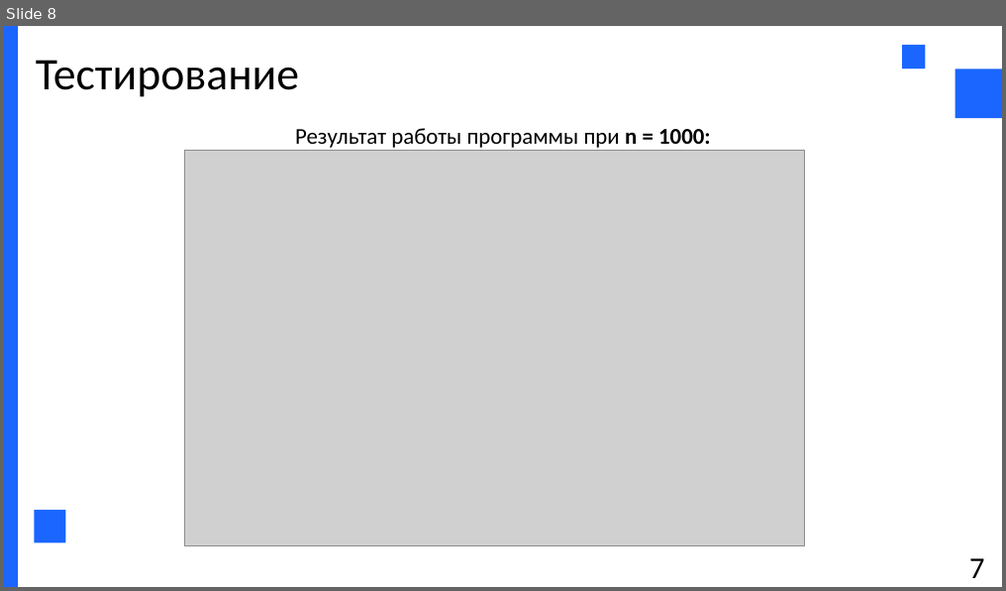
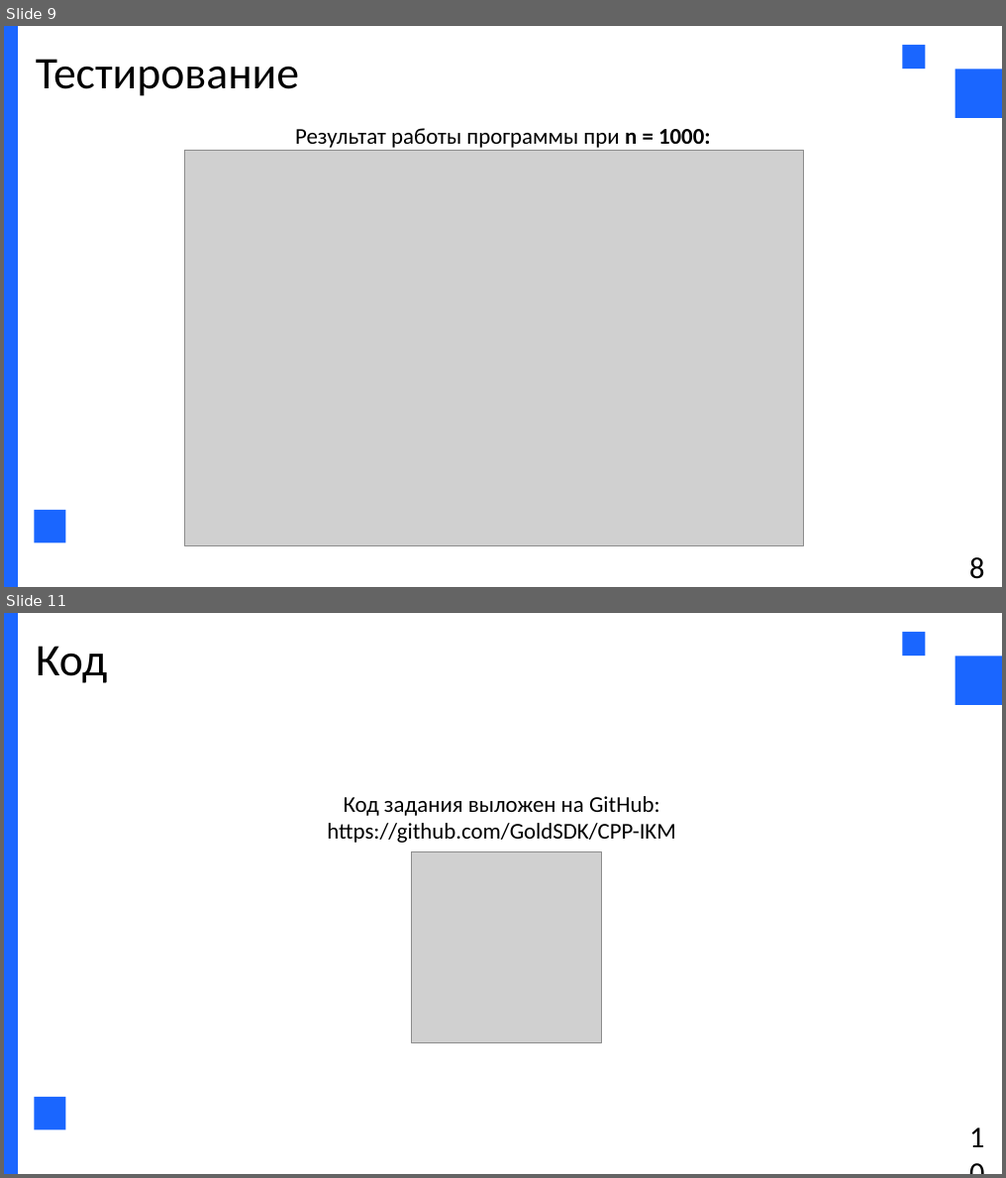
Before and after one commit to GoldSDK/CPP-IKM, a slide deck: IKM.pptx. Shown one above the other, each under a label of ours: slide 8 before the commit, slides 9 and 11 after it; the slides between them are not shown. The pictures are 1006x591 and 1006x1178 pixels, drawn with LibreOffice and Linux fonts; fonts in the diff are those of the drawing; grey boxes stand for pictures. Boxes give left, top, right and bottom in pixels: in the first picture for what was removed or moved away, otherwise in the second. Text is boxed around its words. In the diff, an @@ line names an element or a change of style, - is before the commit and + after.

```diff
--- a/IKM.pptx
+++ b/IKM.pptx
@@ slide 11 added at [4,613,1002,1174], background #FFFFFF; not listed: 4 template elements that a slide beside it also shows @@
@@ text added at [36,646,107,683], 36 pt, text #000000 @@
+Код
@@ text added at [327,796,676,843], 18 pt, text #000000 @@
+Код задания выложен на GitHub:
+https://github.com/GoldSDK/CPP-IKM
@@ picture added at [412,852,603,1043] @@
@@ text added at [954,1134,1000,1174], 24 pt, text #000000 @@
+10
@@ what was slide 8 is now slide 9 @@
@@ slide 9 changed as well @@
@@ text at [969,558,984,579]: text changed @@
-7
+8
```
Also in this commit, not shown: 6 other slides changed, 2 other slides added.
